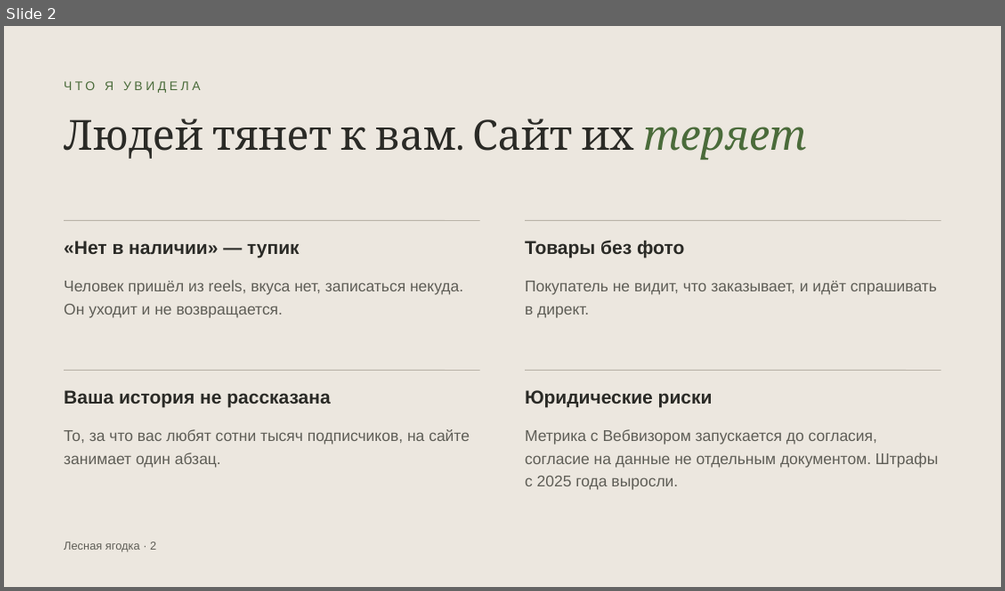
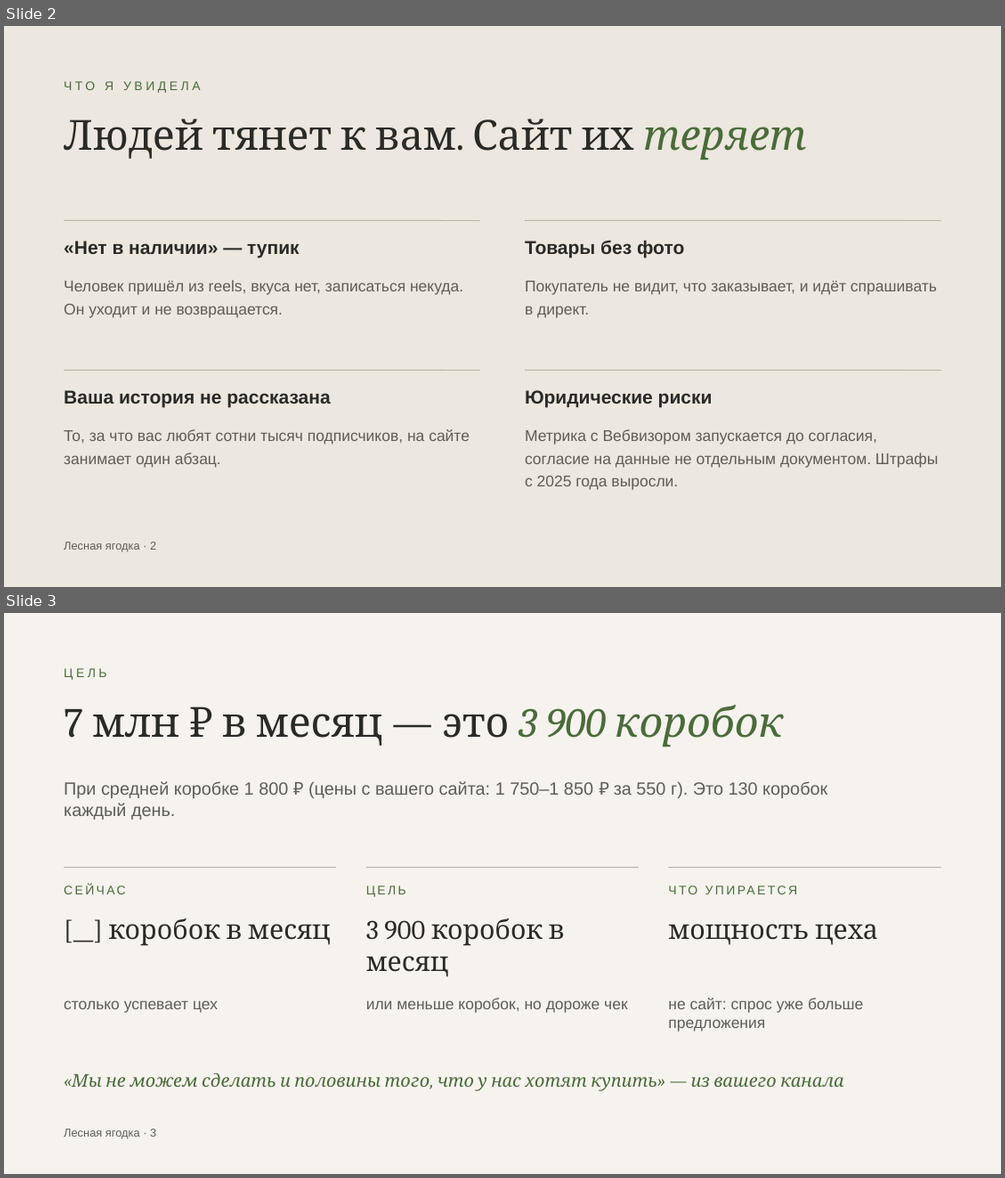
Before and after one commit to ellischment/svoya_ferma, a slide deck: docs/preview/lesnaya-yagodka-predlozhenie.pptx. Shown one above the other, each under a label of ours: slide 2 before the commit, slides 2 and 3 after it. The pictures are 1005x591 and 1005x1178 pixels, drawn with LibreOffice and Linux fonts; fonts in the diff are those of the drawing. Boxes give left, top, right and bottom in pixels: in the first picture for what was removed or moved away, otherwise in the second. Text is boxed around its words. In the diff, an @@ line names an element or a change of style, - is before the commit and + after.

```diff
--- a/docs/preview/lesnaya-yagodka-predlozhenie.pptx
+++ b/docs/preview/lesnaya-yagodka-predlozhenie.pptx
@@ slide 3 added at (x1=4, y1=613, x2=1001, y2=1174), background #F6F3EE @@
@@ text added at (x1=64, y1=668, x2=107, y2=680), 12 pt, text #4A6B3A @@
+ЦЕЛЬ
@@ text added at (x1=64, y1=705, x2=784, y2=747), 40 pt, text #2A2A26 @@
+7 млн ₽ в месяц — это 3 900 коробок
@@ text added at (x1=64, y1=781, x2=827, y2=819), 17 pt, text #5E5D56 @@
+При средней коробке 1 800 ₽ (цены с вашего сайта: 1 750–1 850 ₽ за 550 г). Это 130 коробок каждый день.
@@ line added from (64, 868) to (336, 868), #B9B3A8 0.75 pt @@
@@ line added from (366, 868) to (639, 868), #B9B3A8 0.75 pt @@
@@ line added from (669, 868) to (941, 868), #B9B3A8 0.75 pt @@
@@ text added at (x1=64, y1=884, x2=126, y2=894), 12 pt, text #4A6B3A @@
+СЕЙЧАС
@@ text added at (x1=366, y1=885, x2=406, y2=897), 12 pt, text #4A6B3A @@
+ЦЕЛЬ
@@ text added at (x1=669, y1=882, x2=941, y2=908), 12 pt, text #4A6B3A @@
+ЧТО УПИРАЕТСЯ
@@ text added at (x1=109, y1=918, x2=331, y2=946), 26 pt, text #2A2A26 @@
+[__] коробок в месяц
@@ text added at (x1=366, y1=918, x2=565, y2=977), 26 pt, text #2A2A26 @@
+3 900 коробок в месяц
@@ text added at (x1=668, y1=924, x2=878, y2=945), 26 pt, text #2A2A26 @@
+мощность цеха
@@ text added at (x1=64, y1=1000, x2=218, y2=1013), 15 pt, text #5E5D56 @@
+столько успевает цех
@@ text added at (x1=366, y1=997, x2=627, y2=1013), 15 pt, text #5E5D56 @@
+или меньше коробок, но дороже чек
@@ text added at (x1=668, y1=997, x2=863, y2=1031), 15 pt, text #5E5D56 @@
+не сайт: спрос уже больше предложения
@@ text added at (x1=72, y1=1072, x2=843, y2=1091), 17 pt, text #4A6B3A, italic @@
+«Мы не можем сделать и половины того, что у нас хотят купить» — из вашего канала
@@ text added at (x1=64, y1=1128, x2=156, y2=1139), 11 pt, text #5E5D56 @@
+Лесная ягодка · 3
```
Also in this commit, not shown: 9 slides changed, 2 other slides added, 1 slide removed.
